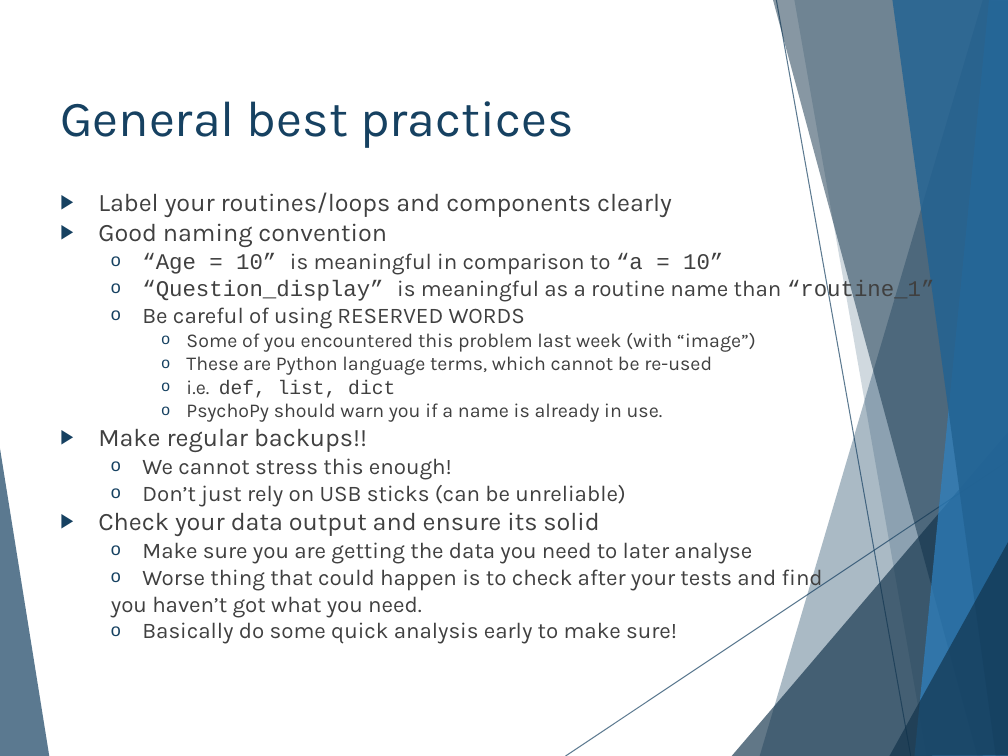
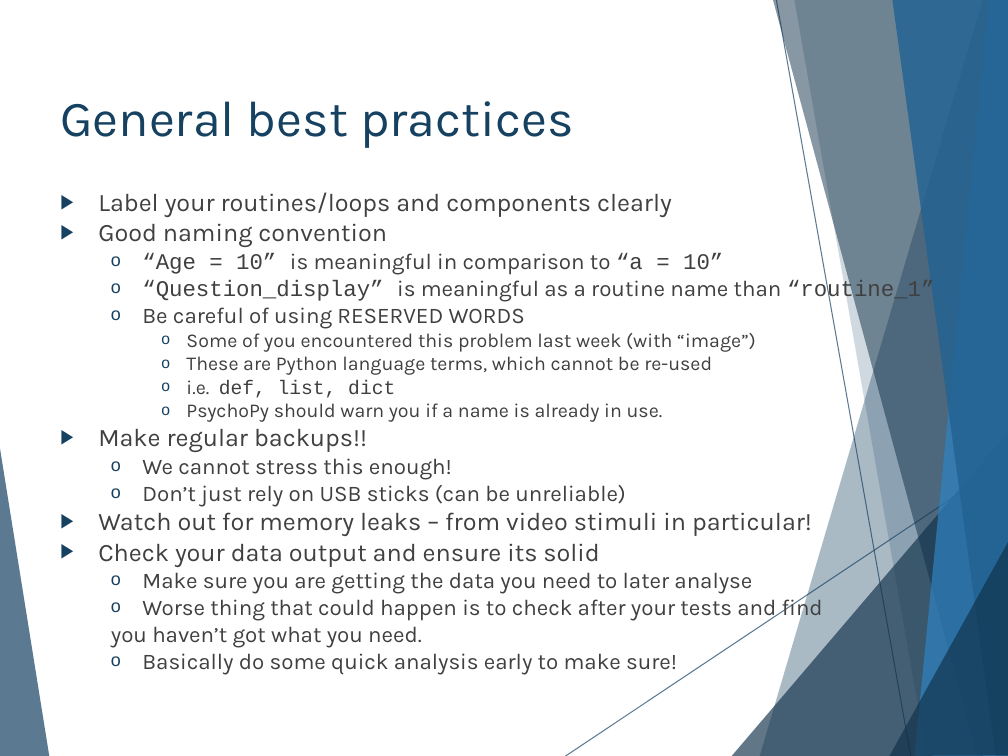
Before and after one commit to hlmpsy/psychopy_training, a slide deck: slide 24 of PsychoPy-Part2/PsychoPy-part2.pptx. Drawn at 1008x756 pixels with LibreOffice and Linux fonts; fonts in the diff are those of the drawing. Boxes give left, top, right and bottom in pixels: in the first picture for what was removed or moved away, otherwise in the second. Text is boxed around its words. In the diff, an @@ line names an element or a change of style, - is before the commit and + after.

Commit message:
Added line about memory leaks

```diff
--- a/PsychoPy-Part2/PsychoPy-part2.pptx
+++ b/PsychoPy-Part2/PsychoPy-part2.pptx
@@ text at (x1=98, y1=512, x2=812, y2=536): paragraph added @@
+▶ Watch out for memory leaks – from video stimuli in particular!
```
Also in this commit, not shown: 1 other file.
